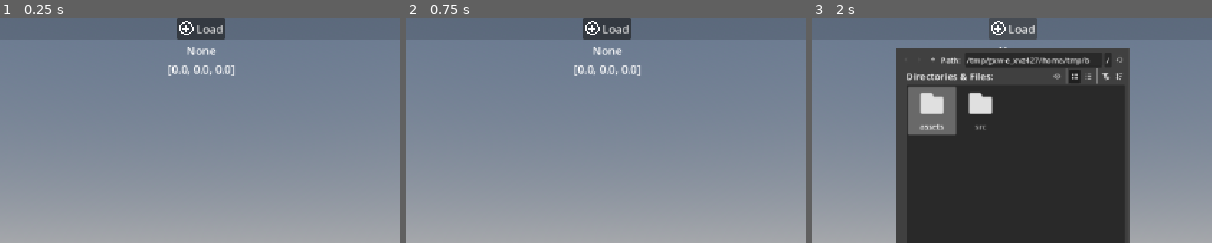
Above: before the commit, frames 1-3 (left to right).
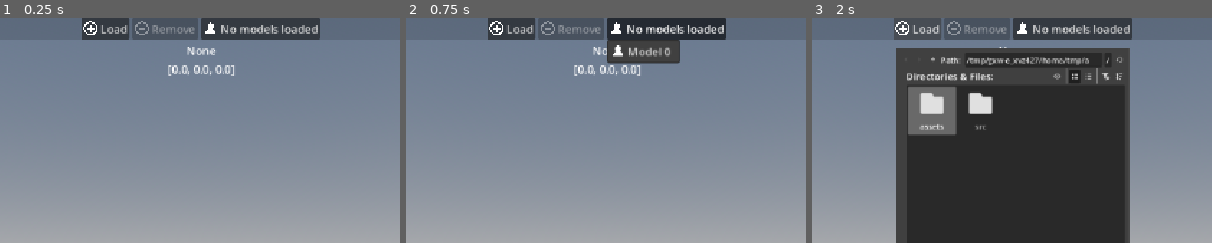
Above: after the commit, the same moments.

Repository: indeepurr/xnandroid
Game: Godot game, scene res://Main.tscn
The game is run twice, just before and just after one commit, with the same random seed, the same clock (stepped at 60 frames per second) and the same inputs.
Inputs (mouse positions are % of the whole screen's width and height, from its top left):
- Up to frame 1 (0.25 s): no input
- Up to frame 2 (0.75 s): click (57, 2) at 0.5 s, where only the run after the commit has a clickable "No models loaded"
- Up to frame 3 (2 s): click "Load" at 1.25 s
The pictures show only the part of the screen within x 25-75%, y 0-50%; the shares and areas given below are measured in that part.

The runs differ from the first frame. In frame 1, 5.0% of the frame differs, in the area x 20-80%, y 0-10%; in frame 2, 7.0%, in the area x 20-80%, y 0-21%; in frame 3, 4.7%.

Commit message:
Multiple models support preparing

Diff:
--- a/Main.tscn
+++ b/Main.tscn
@@ -11,7 +11,9 @@
 [ext_resource type="Texture2D" uid="uid://t65dbkvfbwb" path="res://assets/scene.png" id="6_wkp8b"]
 [ext_resource type="Texture2D" uid="uid://daud03msmm71i" path="res://assets/rotate.png" id="7_5vvyt"]
 [ext_resource type="Texture2D" uid="uid://dvfb4qsok11tu" path="res://assets/pose.png" id="7_20pc6"]
+[ext_resource type="Texture2D" uid="uid://d151p0oir8y2i" path="res://assets/subtract.png" id="7_kjvhd"]
 [ext_resource type="Script" uid="uid://u1gwob13mook" path="res://src/XNAndroid.PoseController.gd" id="7_lgr22"]
+[ext_resource type="Texture2D" uid="uid://b7rud5fkvybv2" path="res://assets/model.png" id="7_sc1dx"]
 [ext_resource type="Texture2D" uid="uid://beye1fkcrul4a" path="res://assets/mirror.png" id="8_c6i3y"]
 [ext_resource type="Texture2D" uid="uid://bm0k6eunr8ao5" path="res://assets/undo.png" id="9_c2ibq"]
 [ext_resource type="Texture2D" uid="uid://costijy5skmsx" path="res://assets/redo.png" id="10_j4qnp"]
@@ -125,6 +127,25 @@
 text = "Load"
 icon = ExtResource("1_glv2v")
 
+[node name="BTN_removeModel" type="Button" parent="UI/HBox/Header/HeaderOptions" unique_id=431897136]
+custom_minimum_size = Vector2(0, 4.14)
+layout_mode = 2
+theme_override_constants/icon_max_width = 20
+disabled = true
+text = "Remove"
+icon = ExtResource("7_kjvhd")
+
+[node name="MENU_sceneModels" type="MenuButton" parent="UI/HBox/Header/HeaderOptions" unique_id=1120627057]
+layout_mode = 2
+theme_override_constants/icon_max_width = 20
+text = "No models loaded"
+icon = ExtResource("7_sc1dx")
+flat = false
+item_count = 1
+popup/item_0/text = "Model 0"
+popup/item_0/icon = ExtResource("7_sc1dx")
+popup/item_0/id = 0
+
 [node name="TXT_BoneName" type="RichTextLabel" parent="UI/HBox" unique_id=115128700]
 layout_mode = 2
 mouse_filter = 2
--- a/src/XNAndroid.Main.gd
+++ b/src/XNAndroid.Main.gd
@@ -4,6 +4,8 @@
 
 # Buttons
 @onready var BTN_loadModel : Button = $UI/HBox/Header/HeaderOptions/BTN_loadModel
+@onready var BTN_removeModel : Button = $UI/HBox/Header/HeaderOptions/BTN_removeModel
+@onready var BTN_sceneModels : Button = $UI/HBox/Header/HeaderOptions/MENU_sceneModels
 @onready var BTN_sceneLights : Button = $UI/HBox/Footer/FooterOptions/BTN_sceneLights
 @onready var BTN_extrasModel : Button = $UI/HBox/Footer/FooterOptions/BTN_extrasModel
 @onready var BTN_lightOn : CheckBox = $UI/HBox/Center/VBoxContainer/LightsPopup/PanelContainer2/VBoxContainer3/VBoxContainer2/CenterContainer/BTN_LightOn
@@ -118,6 +120,8 @@
 func _setup_ui():
 	## Buttons
 	BTN_loadModel.pressed.connect(func(): _open_picker(OS.get_name() == "Android"))
+
+	BTN_sceneModels.get_popup().add_theme_constant_override("icon_max_width", 20)
 
 	BTN_extrasModel.pressed.connect(func(): POPUP_extrasPop.visible = not POPUP_extrasPop.visible)
 	BTN_sceneLights.pressed.connect(func(): POPUP_lightsPop.visible = not POPUP_lightsPop.visible)
Binary file added: assets/model.png
Not shown, added: assets/model.png.import
Binary file added: assets/subtract.png
Not shown, added: assets/subtract.png.import
